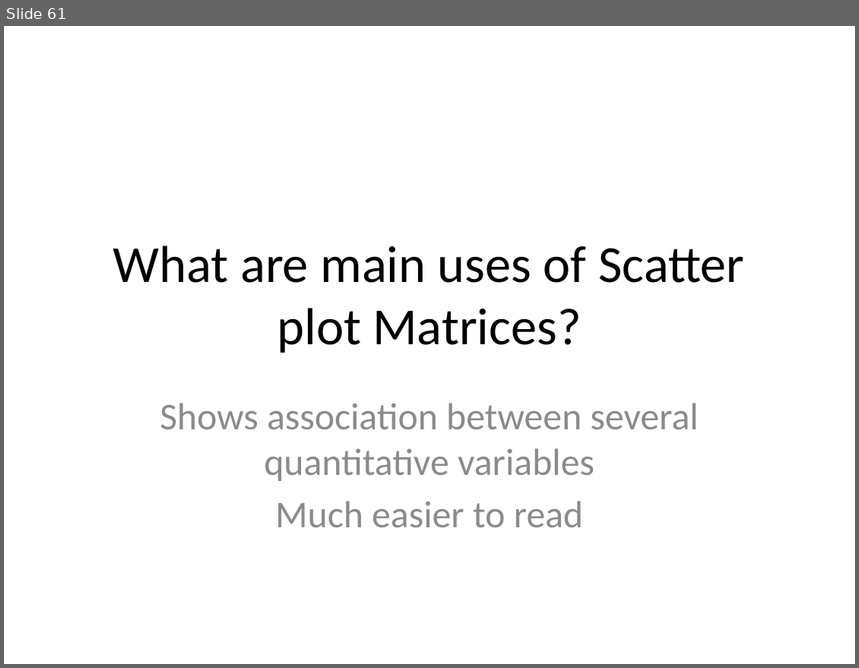
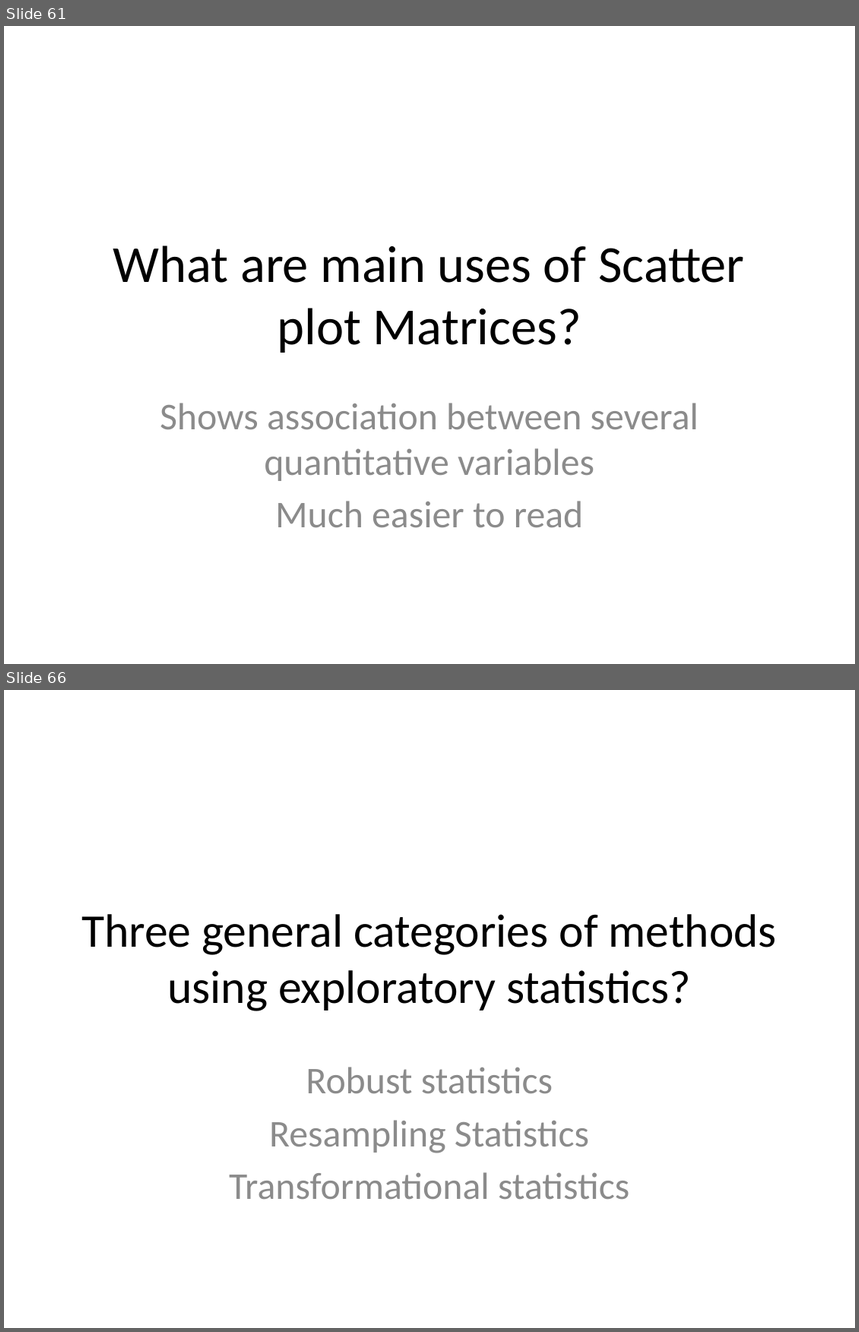
Before and after one commit to githubsebkun/Software-Interview-Questions, a slide deck: Data science.pptx. Shown one above the other, each under a label of ours: slide 61 before the commit, slides 61 and 66 after it; the slides between them are not shown. The pictures are 859x668 and 859x1332 pixels, drawn with LibreOffice and Linux fonts; fonts in the diff are those of the drawing. Boxes give left, top, right and bottom in pixels: in the first picture for what was removed or moved away, otherwise in the second. Text is boxed around its words. In the diff, an @@ line names an element or a change of style, - is before the commit and + after.

```diff
--- a/Data science.pptx
+++ b/Data science.pptx
@@ slide 66 added at <box>4,690,855,1328</box>, background #FFFFFF @@
@@ title added at <box>82,914,777,1011</box>, 39.6 pt, text #000000 @@
+Three general categories of methods using exploratory statistics?
@@ subtitle added at <box>229,1067,629,1199</box>, 32 pt, text #8C8C8C @@
+Robust statistics
+Resampling Statistics
+Transformational statistics
```
Also in this commit, not shown: 1 slide changed, 16 other slides added, 8 other files.
